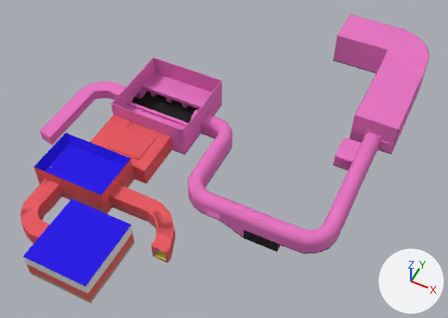
A saved change to the FBX model Assets/Models/env/Level/Level2.fbx.
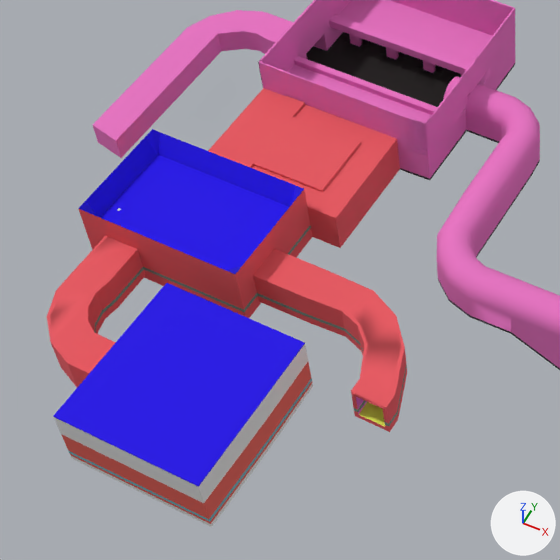
Each version appears first whole from a camera (50 mm lens) standing at (31.3, -57.2, 75.1) and looking at (1.0, 3.3, -0.5), and next in a close-up on the part from 0% to 54% of the width and 24% to 100% of the height. Every picture has the same lights, and +X, +Y and +Z are marked at lower right. Where no turn or scale is listed for an object, it has been applied to the vertices. Vertices at the same position are counted once.

The older version as bpy lines, for what is in view:
```python
me_cube = bpy.data.meshes.new('Cube')
me_cube.from_pydata(...)  # 1907 vertices, 1774 faces; spans x -6.3..18.4, y -27.9..1.6, z -1.1..5.8
me_cube.materials.append(mat_introfloor)  # blue #1f00e7
me_cube.materials.append(mat_receptionfloor)  # yellow #e0e74d
me_cube.materials.append(mat_receptionwall)  # pink #e75fd7
me_cube.materials.append(mat_receptionceiling)  # white #e7e7e7
me_cube.materials.append(mat_outdoorswall)  # red #e75760
me_cube.materials.append(mat_topreceptionwall)  # purple #cc5ce7
me_cube.materials.append(mat_surgeryfloor)  # white #e7e7e7
me_cube.materials.append(mat_surgerywalls)  # red #e75d51
me_cube.materials.append(mat_surgeryceiling)  # purple #d261e7
me_cube.materials.append(mat_pipe)  # white #e7e7e7
me_cube.materials.append(mat_door)  # white #e7e7e7
me_cube.materials.append(mat_glass_001)  # white #e7e7e7
me_cube.materials.append(mat_surgery_strip)  # cyan #71b0bc
me_cube.materials.append(mat_receptionstrip)  # green #749284
me_cube_002 = bpy.data.meshes.new('Cube.002')
me_cube_002.from_pydata(...)  # 5502 vertices, 5645 faces; spans x -27.9..25.3, y -8.4..40.2, z -2.1..6.9
# faces by material slot: [1942, 366, 3335, 2]
me_cube_002.materials.append(mat_asphalt)
me_cube_002.materials.append(mat_yellow_strip)  # orange #e77640
me_cube_002.materials.append(mat_concrete)  # pink #e773c2
me_cube_002.materials.append(mat_introfloor)  # blue #1f00e7
ob_cube = bpy.data.objects.new('Cube', me_cube)
ob_cube.location = (-15.32, -0.62, -0.9)
ob_cube_001 = bpy.data.objects.new('Cube.001', me_cube_002)
ob_cube_001.location = (0.0, 0.0, 0.0)
```
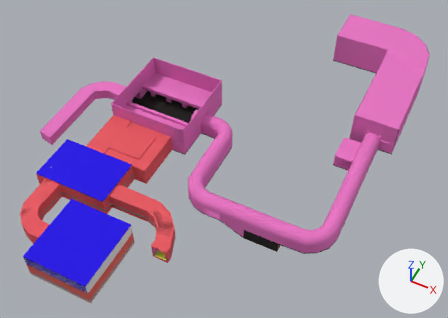
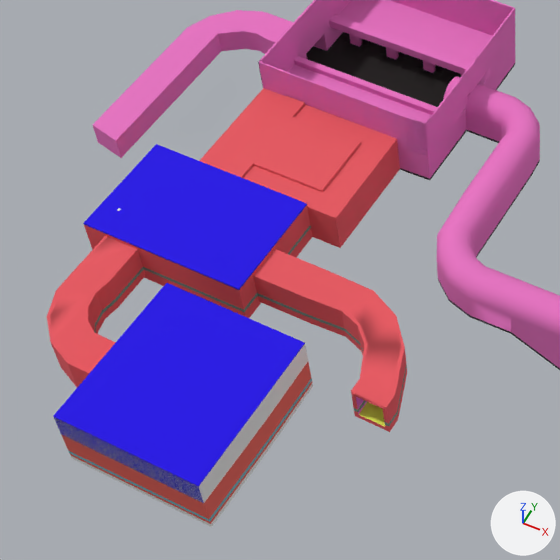
What the commit changed:
me_cube is used by ob_cube; location (-15.32, -0.62, -0.9).
me_cube had 1907 vertices, 1774 faces and spanned x -6.3..18.4, y -27.9..1.6, z -1.1..5.8.
me_cube now has 1903 vertices, 1774 faces and spans x -6.3..18.4, y -27.9..1.6, z -1.1..5.8.
Part 1, on me_cube:
8 vertices are removed from x -6.3..5.8, y -14.5..-6.6, z 5.7.
22 faces are deleted.
14 vertices in x -6.3..5.8, y -14.5..-7.3, z 5.7 move by (0.0, 0.0, -1.6).
4 vertices in x 2.4..12.5, y -27.9..-17.0, z 5.7 move by (0.0, 0.0, -1.8).
12 vertices are added at x -6.3..5.8, y -14.5..-6.6, z 4.1..4.3.
12 new faces join them, mat_introfloor (blue #1f00e7).
15 new faces join them, mat_outdoorswall (red #e75760).
1 new face joins them, mat_receptionceiling (white #e7e7e7).

Changed parts and their boxes [x1, y1, x2, y2] in the close-ups (560 x 560 px; the box of a moved part takes in the faces that stretch with it):
part 1 of me_cube, moved or reshaped: before [53, 129, 307, 487]; after [53, 144, 307, 503]
